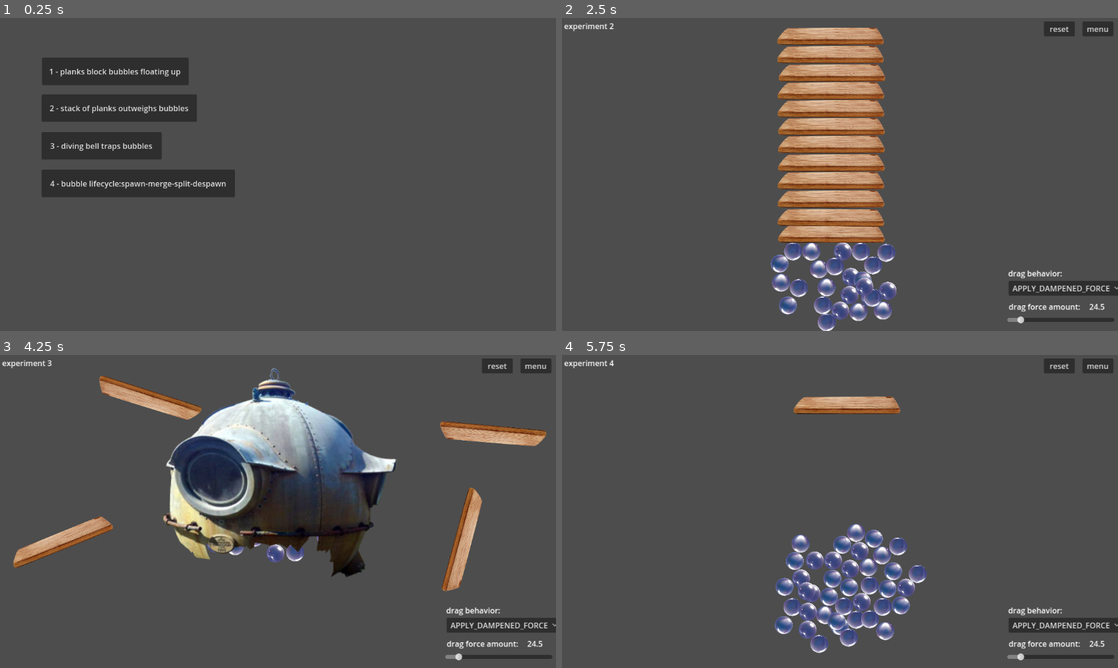
Above: before the commit, frames 1-4 (two rows, left to right).
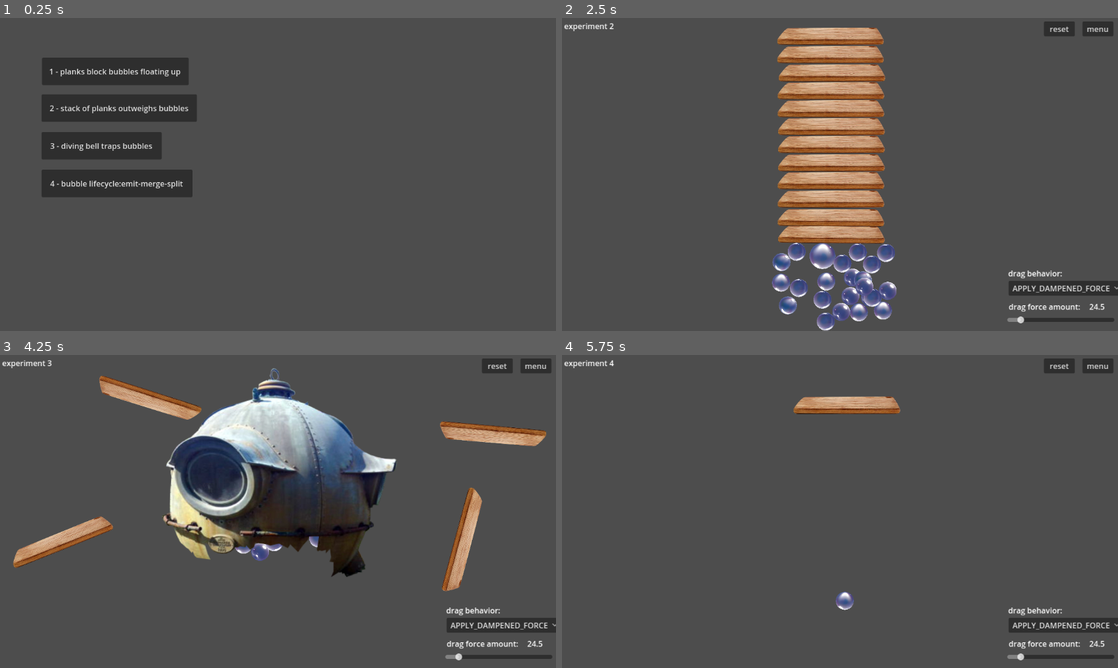
Above: after the commit, the same moments.

Repository: outrightmental/ggj25-bubble-up
Game: Godot game, scene res://scenes/main.tscn
The game is run twice, just before and just after one commit, with the same random seed, the same clock (stepped at 60 frames per second) and the same inputs.
Inputs:
- Up to frame 1 (0.25 s): no input
- Up to frame 2 (2.5 s): click "1 - planks block bubbles floa…" at 0.5 s; click "menu" at 1.25 s; click "2 - stack of planks outweighs…" at 2 s
- Up to frame 3 (4.25 s): click "menu" at 2.75 s; click "3 - diving bell traps bubbles" at 3.5 s
- Up to frame 4 (5.75 s): click "menu" at 4.25 s; click "4 - bubble lifecycle:spawn-me…" (after the commit: "4 - bubble lifecycle:emit-mer…") at 5 s

The runs differ from the first frame. In frame 1, 0.8% of the frame differs, in the area x 21-43%, y 48-58%; in frame 2, 1.9%; in frame 3, 0.5%; in frame 4, 5.7%, in the area x 38-66%, y 54-96%.

Commit message:
Bubbles merge on collision (#22)
When bubbles collide with each other, they merge to create larger bubble. Bubbles merge into a larger bubble when two of them hit each other with enough force (although they can still rest gently next to each other)

Implements #17

Diff:
--- a/global.gd
+++ b/global.gd
@@ -5,7 +5,8 @@
 var drag_factor: float          = 0.1
 var dragging_force_min: float   = 5 # How much force is applied when dragging
 var dragging_force_max: float   = 200 # How much force is applied when dragging
-
+var bubble_collision_merge_accel_threshold = 5000
+var bubble_collision_cooldown_millis = 100
 
 func set_drag_behavior(value: DragBehavior):
 	drag_behavior = value
--- a/models/bubble/bubble.gd
+++ b/models/bubble/bubble.gd
@@ -1,4 +1,20 @@
 extends RigidBody2D
+
+# Unique identifier for the bubble
+@export var number: int = 0
+
+# Static variable to hold the number counter
+static var _numberCounter: int = 0
+
+# Scale factor for the sprite
+@export var sprite_scale_factor: float = 0.15
+
+# Velocity last seen and delta when it was sampled
+var last_velocity: Vector2 = Vector2.ZERO
+var last_delta: float = 0.0
+
+# Time created
+var created_at: float = 0.0
 
 # Load the bubble textures
 @export var variant: int = 0
@@ -12,15 +28,99 @@
 # Reference to the Sprite node
 @onready var sprite: Sprite2D = $Sprite2D
 
+# Refernece to the Collision node
+@onready var collision: CollisionShape2D = $CollisionShape2D
+
+
+# Get the acceleration between the last processed frame and now
+func acceleration() -> Vector2:
+	return (linear_velocity - last_velocity) / last_delta;
+
+
+# Function to get the age of the bubble in milliseconds
+func age() -> float:
+	return Time.get_ticks_msec() - created_at
+
+
 # Setter function to update the sprite based on variant
 func set_variant(value: int):
 	variant = clamp(value, 0, bubble_sprites.size() - 1)
 	sprite.texture = bubble_sprites[variant]
 
+
+# Called when the bubble is instantiated
+func _init():
+	_numberCounter += 1
+	number = _numberCounter
+	name = "Bubble #" + str(number)
+
+
 # Called when the scene is added to the tree
+# Load the sprite and connect the signal
 func _ready():
-	set_variant(variant) # Ensure the correct sprite is applied on load
+	created_at = Time.get_ticks_msec()
+	contact_monitor = true
+	max_contacts_reported = 1
+	set_variant(variant)
+	name = "Bubble"
+	connect("body_entered", Callable(self, "_on_body_entered"))
+	_update_scale()
 
-# Called every frame. 'delta' is the elapsed time since the previous frame.
-func _process(delta: float) -> void:
-	pass
+
+# Called every frame
+func _process(delta):
+	last_velocity = linear_velocity
+	last_delta = delta
+
+
+# Called when another body enters the collision area
+func _on_body_entered(body):
+	if body is RigidBody2D and body.name.begins_with("Bubble"):
+		_on_collision_with_bubble(body)
+
+
+# Function to handle collision with another bubble
+func _on_collision_with_bubble(other_bubble):
+	if min(age(), other_bubble.age()) < Global.bubble_collision_cooldown_millis:
+		return
+	if _get_impulse_magnitude(other_bubble) / mass > Global.bubble_collision_merge_accel_threshold:
+		_merge_with(other_bubble)
+	else:
+		# TODO collide with non-bubble
+		pass
+
+
+# Function to merge two bubbles
+func _merge_with(other_bubble):
+	freeze= true
+	var new_mass = mass + other_bubble.mass
+	var new_position = (global_position * mass + other_bubble.global_position * other_bubble.mass) / new_mass
+	var new_velocity = (linear_velocity * mass + other_bubble.linear_velocity * other_bubble.mass) / new_mass
+
+	# Use the variant of the bubble with the highest mass
+	if mass < other_bubble.mass:
+		set_variant(other_bubble.variant)
+
+	# Destroy the other bubble
+	other_bubble.free()
+
+	# Update the current bubble
+	mass = new_mass
+	global_position = new_position
+	linear_velocity = new_velocity
+	_update_scale()
+
+
+# Function to update the scale of the bubble based on its mass
+func _update_scale():
+	var scale_factor = pow(mass, 0.333)
+	sprite.scale = Vector2(scale_factor, scale_factor) * sprite_scale_factor
+	collision.scale = Vector2(scale_factor, scale_factor)
+
+
+# Function to compute the impulse between two bubbles
+# Acceleration = Change in velocity / time between samples
+# Last delta is just an approximation of the current frame rate
+# Because it was from the last processed frame, but it will work for our purposes.
+func _get_impulse_magnitude(other_bubble) -> float:
+	return abs(acceleration().length())
--- a/scenes/experiment_3/experiment_3.tscn
+++ b/scenes/experiment_3/experiment_3.tscn
@@ -26,7 +26,7 @@
 [node name="Bubble Emitter" type="Node2D" parent="."]
 position = Vector2(546, 280)
 script = ExtResource("2_d5wi0")
-spawn_rate = 100.0
+spawn_rate = 1000.0
 max_bubbles = 100
 
 [node name="Controls" parent="." instance=ExtResource("3_ex1rj")]
--- a/scenes/experiment_4/experiment_4.tscn
+++ b/scenes/experiment_4/experiment_4.tscn
@@ -18,8 +18,10 @@
 [node name="Bubble Emitter" type="Node2D" parent="."]
 position = Vector2(586, 517)
 script = ExtResource("2_4oogt")
-spawn_rate = 100.0
-max_bubbles = 100
+spawn_rate = 2.0
+max_bubbles = 3
+spread_x = 0
+spread_y = 0
 
 [node name="RigidBody2D" parent="." instance=ExtResource("3_p8522")]
 position = Vector2(591, 98)
--- a/scenes/main.tscn
+++ b/scenes/main.tscn
@@ -34,10 +34,10 @@
 [node name="Button4" type="Button" parent="."]
 offset_left = 86.0
 offset_top = 314.0
-offset_right = 487.0
+offset_right = 399.0
 offset_bottom = 371.0
 theme = SubResource("Theme_o41tl")
-text = "4 - bubble lifecycle:spawn-merge-split-despawn"
+text = "4 - bubble lifecycle:emit-merge-split"
 
 [connection signal="pressed" from="Button" to="." method="_on_navigate_experiment_1"]
 [connection signal="pressed" from="Button2" to="." method="_on_navigate_experiment_2"]
